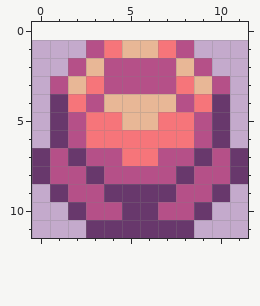
One commit to this pixel-art sprite: Assets/Graphics/Elements/Crops/cabbage_05.png. The picture above was drawn from the file before the commit.
The file is 12x11 pixels. The old version is drawn lined up with the new one, on the new canvas.
After:
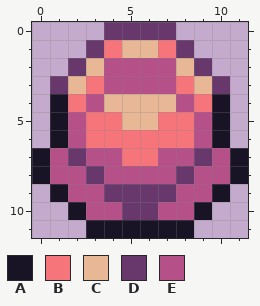
Palette (. is transparent): A #181425  B #f6757a  C #e8b796  D #68386c  E #b55088
Change:
canvas 12x11 -> 12x12, the old top-left corner now at 0,1
Colour A replaces colour D in rows 4 to 6 at x 1 and 10; in rows 7 to 8 at x 0 and 11; in row 9 at x 1 and 10; in row 10 at x 2 and 9; in row 11 at x 3 to 8.
Colour D is added in row 0 at x 4 to 7.
Colour D replaces colour E in row 1 at x 3 and 8; in row 2 at x 2 and 9; in row 3 at x 1 and 10.
